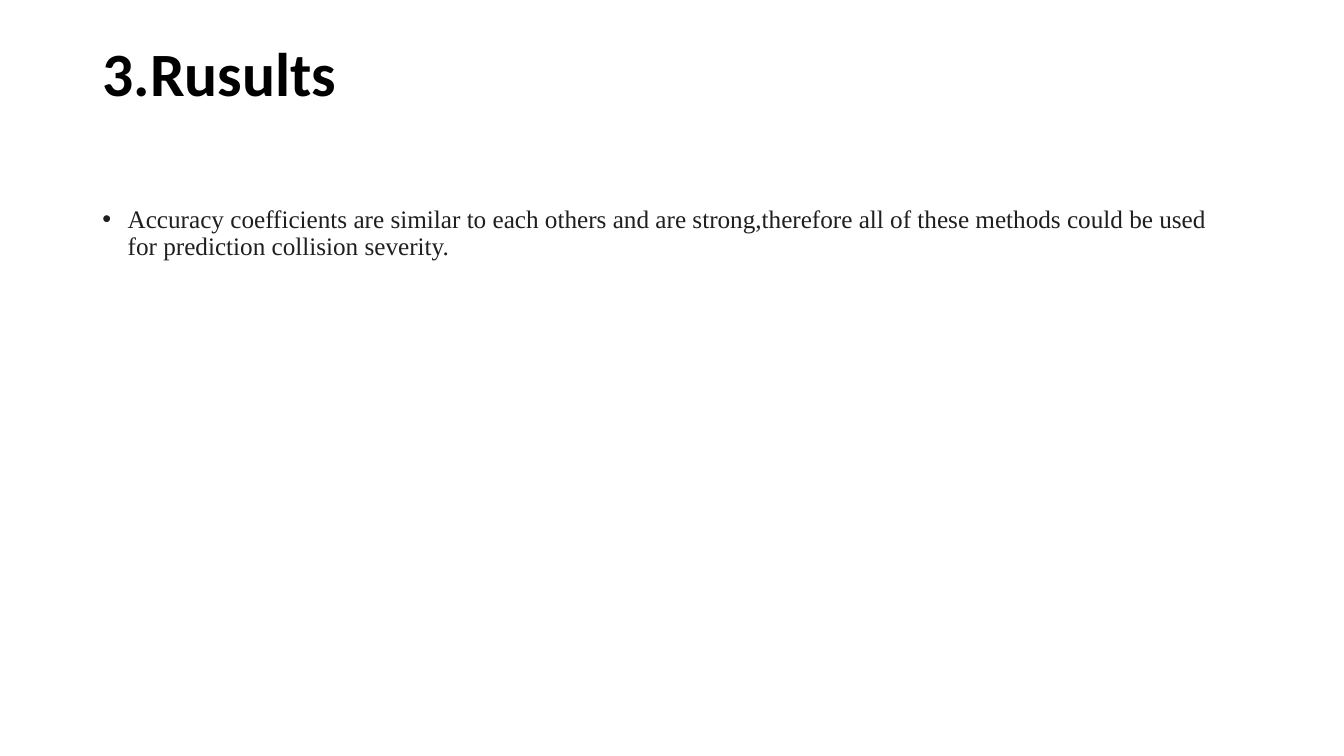
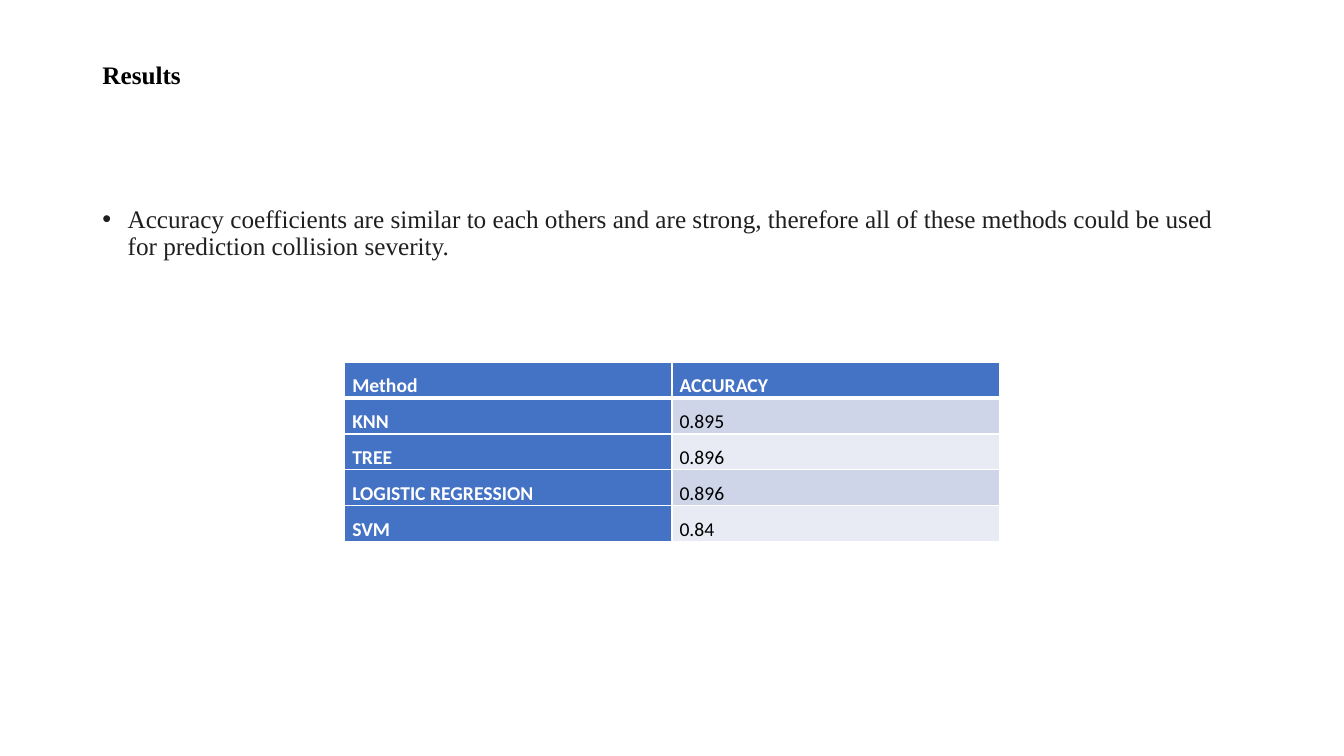
Before and after one commit to Mohsenselseleh/My-Projects, a slide deck: slide 5 of Comparative Study on Classic Machine learning Algorithms.pptx. Drawn at 1344x756 pixels with LibreOffice and Linux fonts; fonts in the diff are those of the drawing. Boxes give left, top, right and bottom in pixels: in the first picture for what was removed or moved away, otherwise in the second. Text is boxed around its words. In the diff, an @@ line names an element or a change of style, - is before the commit and + after.

```diff
--- a/Comparative Study on Classic Machine learning Algorithms.pptx
+++ b/Comparative Study on Classic Machine learning Algorithms.pptx
@@ title at bbox=[102, 66, 180, 85]: text changed; size 44 to 18 pt; font Calibri to Times New Roman @@
-3.Rusults
+Results
@@ text at bbox=[128, 210, 1212, 261]: spaces changed @@
-• Accuracy coefficients are similar to each others and are strong,therefore all of these methods could be used for prediction collision severity.
+• Accuracy coefficients are similar to each others and are strong, therefore all of these methods could be used for prediction collision severity.
@@ table added at bbox=[345, 362, 1000, 540], 5 rows, 2 columns @@
+Method | ACCURACY
+KNN | 0.895
+TREE | 0.896
+LOGISTIC REGRESSION | 0.896
+SVM | 0.84
```
Also in this commit, not shown: 4 other slides changed.
